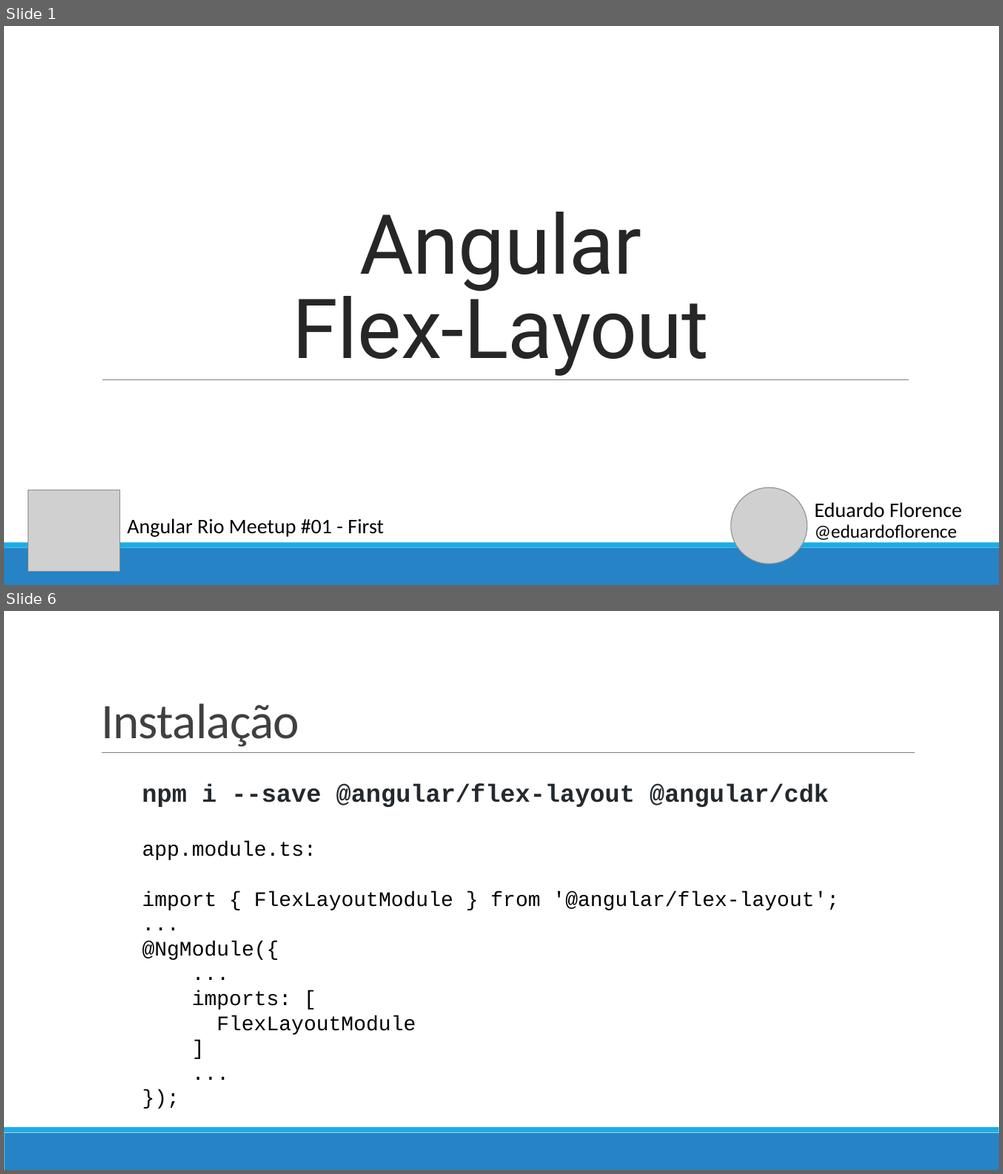
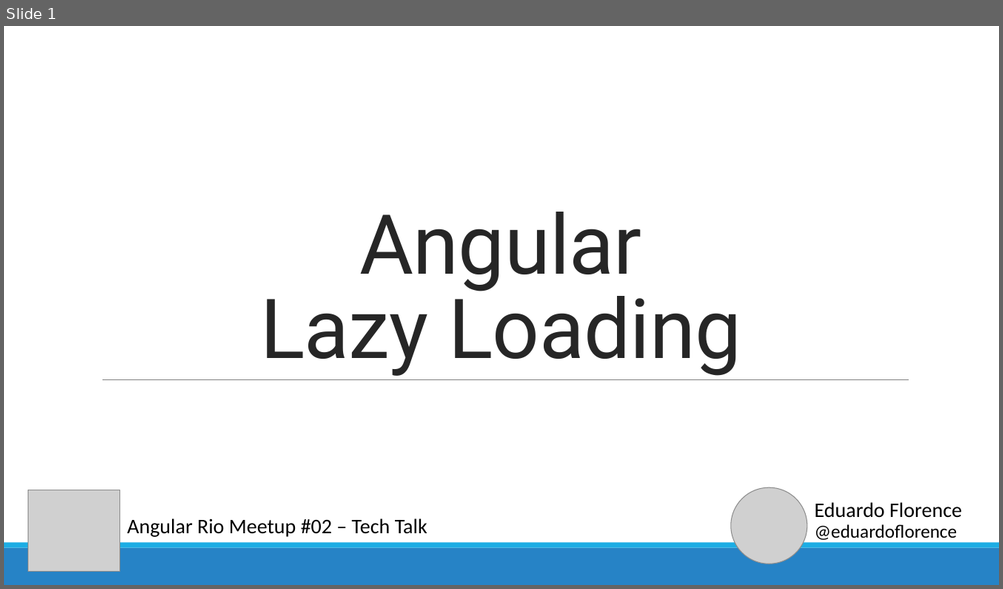
Before and after one commit to eduardoflorence/angular-lazy-loading, a slide deck: eduardo-florence-meetup-angular-rio-lazy-loading.pptx. Shown one above the other, each under a label of ours: slides 1 and 6 before the commit, slide 1 after it; the slides between them are not shown. The pictures are 1003x1174 and 1003x589 pixels, drawn with LibreOffice and Linux fonts; fonts in the diff are those of the drawing; grey boxes stand for pictures. Boxes give left, top, right and bottom in pixels: in the first picture for what was removed or moved away, otherwise in the second. Text is boxed around its words. In the diff, an @@ line names an element or a change of style, - is before the commit and + after.

Commit message:
Uso de Lazy Loading

```diff
--- a/eduardo-florence-meetup-angular-rio-lazy-loading.pptx
+++ b/eduardo-florence-meetup-angular-rio-lazy-loading.pptx
@@ slide 6 removed at <box>4,611,999,1170</box>, background #FFFFFF; not listed: 2 template elements that a slide beside it also shows @@
@@ title removed at <box>101,703,299,747</box> @@
-Instalação
@@ line removed from (102, 753) to (915, 753) @@
@@ text removed at <box>142,783,828,807</box> @@
-npm i --save @angular/flex-layout @angular/cdk
@@ text removed at <box>142,842,839,1035</box> @@
-app.module.ts:
-import { FlexLayoutModule } from '@angular/flex-layout';
-...
-@NgModule({
-...
-imports: [
-FlexLayoutModule
-]
-...
-});
@@ slide 1 changed as well @@
@@ title at <box>260,212,741,376</box>: text changed @@
-Angular
-Flex-Layout
+Angular
+Lazy Loading
@@ text at <box>127,519,427,537</box>: text changed @@
-Angular Rio Meetup #01 - First
+Angular Rio Meetup #02 – Tech Talk
```
Also in this commit, not shown: 2 other slides changed, 8 slides added, 38 other slides removed, 3 other files.
